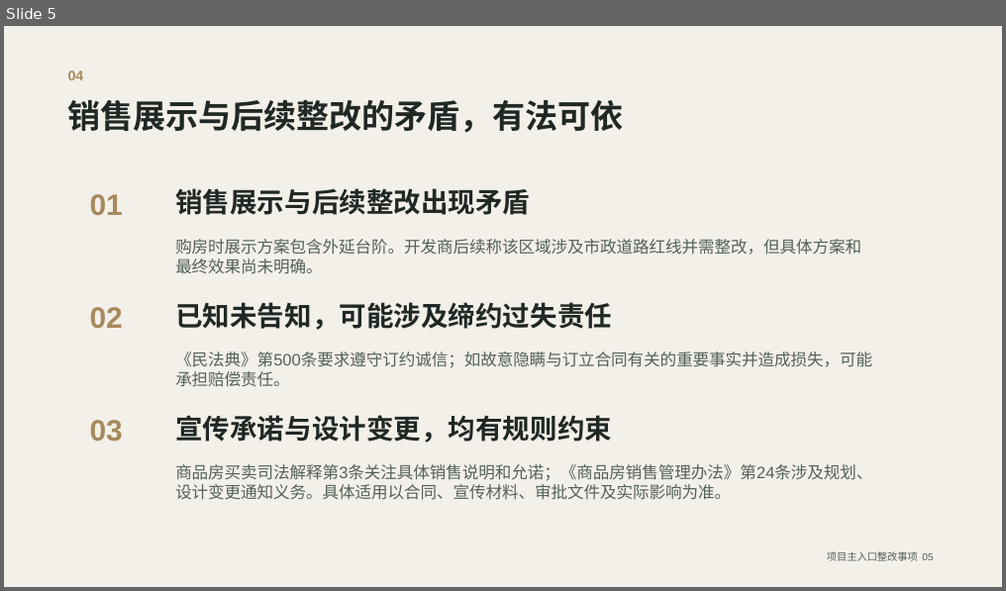
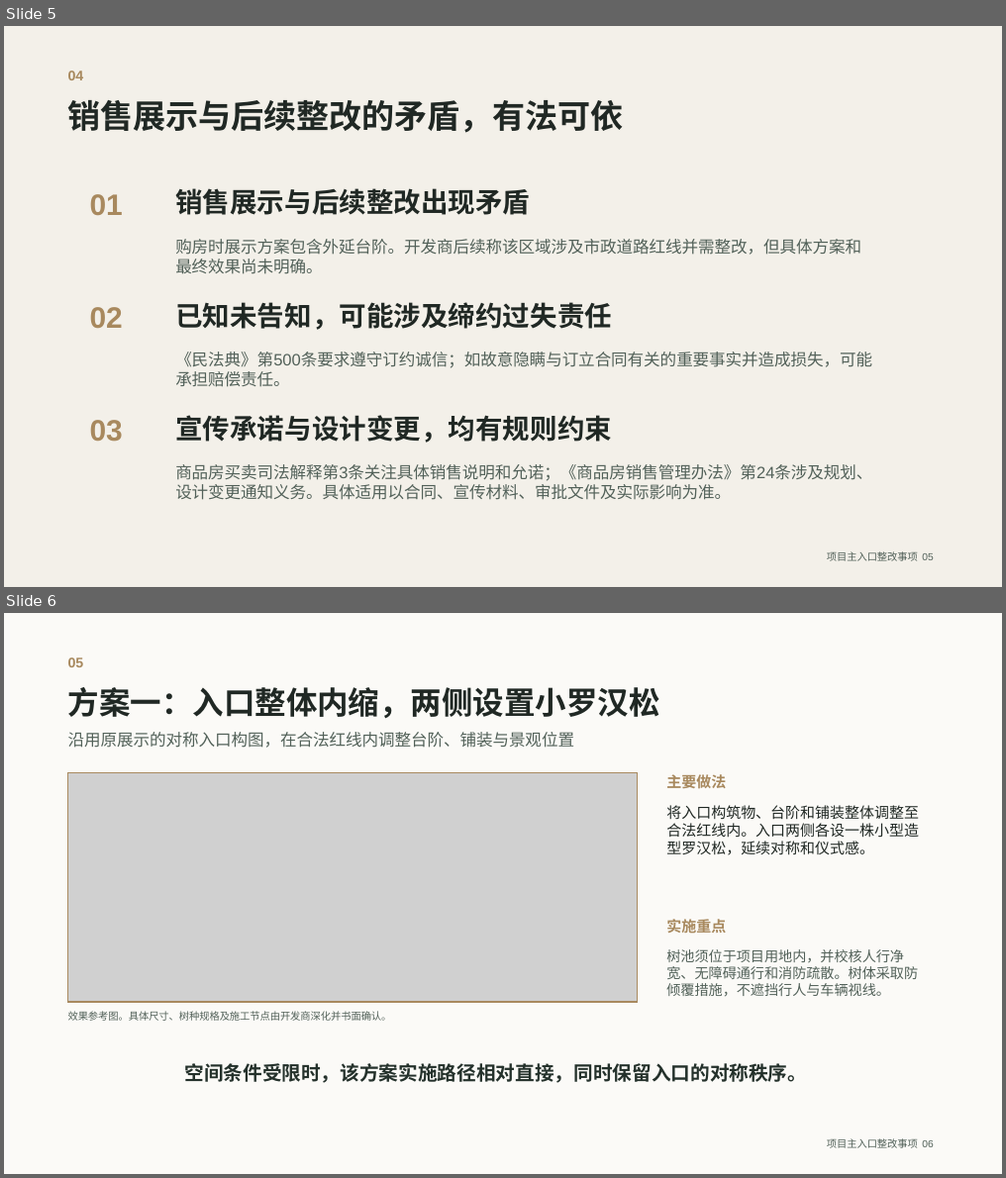
Before and after one commit to jwcesign/entrance-remediation-public-site, a slide deck: files/project-entrance-owner-opinion.pptx. Shown one above the other, each under a label of ours: slide 5 before the commit, slides 5 and 6 after it. The pictures are 1006x591 and 1006x1178 pixels, drawn with LibreOffice and Linux fonts; fonts in the diff are those of the drawing; grey boxes stand for pictures. Boxes give left, top, right and bottom in pixels: in the first picture for what was removed or moved away, otherwise in the second. Text is boxed around its words. In the diff, an @@ line names an element or a change of style, - is before the commit and + after.

```diff
--- a/files/project-entrance-owner-opinion.pptx
+++ b/files/project-entrance-owner-opinion.pptx
@@ slide 6 added at box(4, 613, 1002, 1174), background #FBFAF7 @@
@@ text added at box(68, 658, 84, 667), 13.5 pt, text #A8895E, bold @@
+05
@@ text added at box(68, 687, 660, 718), 30 pt, text #202824, bold @@
+方案一：入口整体内缩，两侧设置小罗汉松
@@ text added at box(68, 732, 575, 748), 15.8 pt, text #526159 @@
+沿用原展示的对称入口构图，在合法红线内调整台阶、铺装与景观位置
@@ picture added at box(67, 773, 637, 1002) @@
@@ rectangle added at box(67, 773, 637, 1002), outline #A8895E 1.13 pt @@
@@ text added at box(666, 774, 726, 788), 14.2 pt, text #A8895E, bold @@
+主要做法
@@ text added at box(666, 805, 919, 856), 14.2 pt, text #202824 @@
+将入口构筑物、台阶和铺装整体调整至合法红线内。入口两侧各设一株小型造型罗汉松，延续对称和仪式感。
@@ text added at box(666, 919, 726, 933), 14.2 pt, text #A8895E, bold @@
+实施重点
@@ text added at box(666, 950, 918, 997), 13.5 pt, text #526159 @@
+树池须位于项目用地内，并校核人行净宽、无障碍通行和消防疏散。树体采取防倾覆措施，不遮挡行人与车辆视线。
@@ text added at box(68, 1011, 392, 1021), 9.8 pt, text #526159 @@
+效果参考图。具体尺寸、树种规格及施工节点由开发商深化并书面确认。
@@ text added at box(184, 1063, 807, 1083), 18.8 pt, text #24312B, bold @@
+空间条件受限时，该方案实施路径相对直接，同时保留入口的对称秩序。
@@ text added at box(827, 1139, 933, 1149), 9.8 pt, text #526159 @@
+项目主入口整改事项 06
```
Also in this commit, not shown: 2 slides changed, 1 other slide added, 6 other files.
